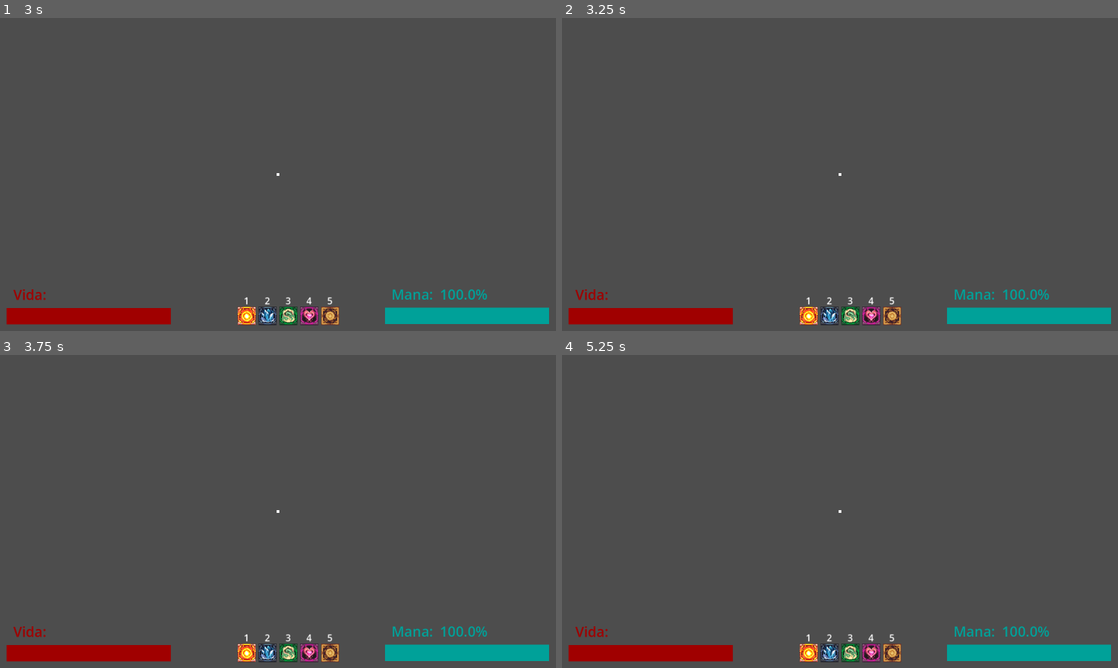
Above: before the commit, frames 1-4 (two rows, left to right).
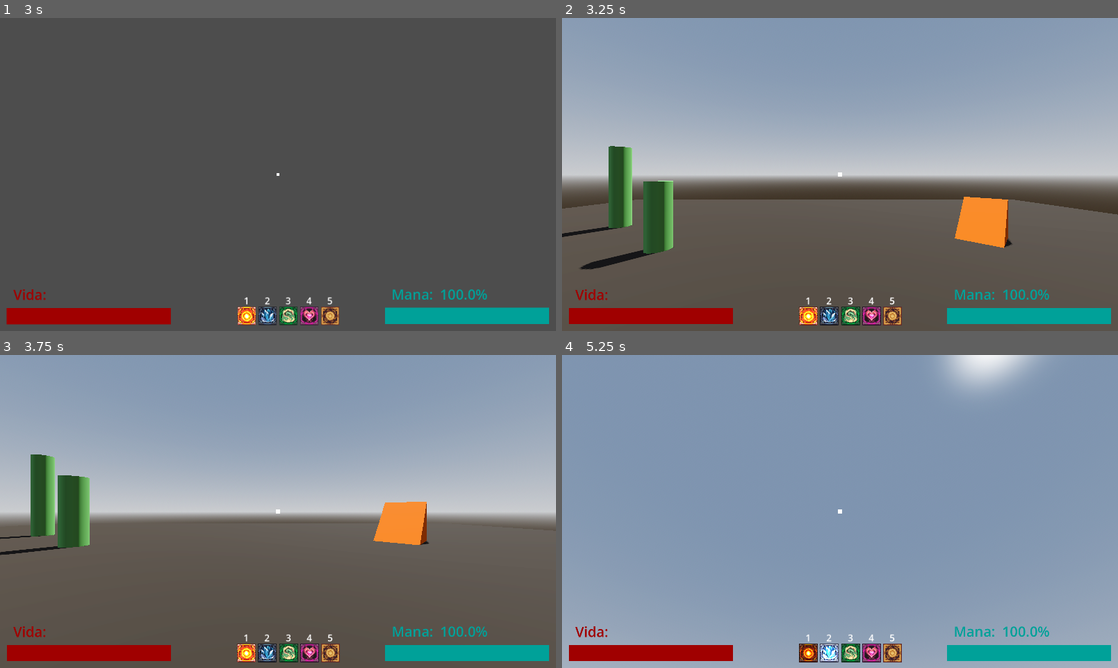
Above: after the commit, the same moments.

Repository: Isaaa43/Saudavel-e-Balanceado
Game: Godot game, scene res://cenas/main_game.tscn
The game is run twice, just before and just after one commit, with the same random seed, the same clock (stepped at 60 frames per second) and the same inputs.
Inputs (mouse positions are in pixels of both pictures, inside the frame that each line leads up to):
- Up to frame 1 (3 s): click (278, 224) at 0.52 s; type "Alex" at 0.6 s; click "Jogar" at 1.25 s; click "Host" at 2 s; click "Começar Partida" at 2.75 s
- Up to frame 2 (3.25 s): no input
- Up to frame 3 (3.75 s): tap Enter at 3.5 s; move the mouse to (400, 495) at 3.52 s; hold D (direita) from 3.53 s (still down); click (400, 495) at 3.6 s
- Up to frame 4 (5.25 s): tap Space (pular) at 3.77, 4.52 s; move the mouse to (728, 527) at 4.27 s; release D (direita) at 4.28 s; hold S (tras) 4.28-5.03 s; tap 1 at 4.35 s; move the mouse to (895, 442) at 5.02 s; hold D (direita) from 5.03 s (still down); tap 2 at 5.1 s

Frame 1 is identical in both runs. In frame 2, 60% of the frame differs, in the area x 0-100%, y 0-99%; in frame 3, 57%; in frame 4, 96%, in the area x 0-100%, y 0-100%.
Error before the commit: Cannot call method 'instantiate' on a null value. (res://scripts/game/adms/jogadores_adm.gd:30)

Commit message:
fix: Revert Jogador.tcsn in "Conexão do botão com o menu_deck"
Retirada as modificações no jogador feitas no commit 05c143dc04aa6cd6e377d994c917eaabb07b619a.

Diff:
--- a/luta-magos/cenas/game/characters/jogador.tscn
+++ b/luta-magos/cenas/game/characters/jogador.tscn
@@ -33,10 +33,6 @@
 script = ExtResource("1_30vjq")
 sistema_vida = NodePath("SistemaVida")
 sistema_mana = NodePath("SistemaMana")
-
-[node name="SistemaMovimento" type="Node" parent="." unique_id=237267645 node_paths=PackedStringArray("jogador")]
-script = ExtResource("2_f2bc4")
-jogador = NodePath("..")
 
 [node name="SistemaVida" type="Node" parent="." unique_id=1401696473 node_paths=PackedStringArray("label_dano")]
 script = ExtResource("2_s8iyn")
